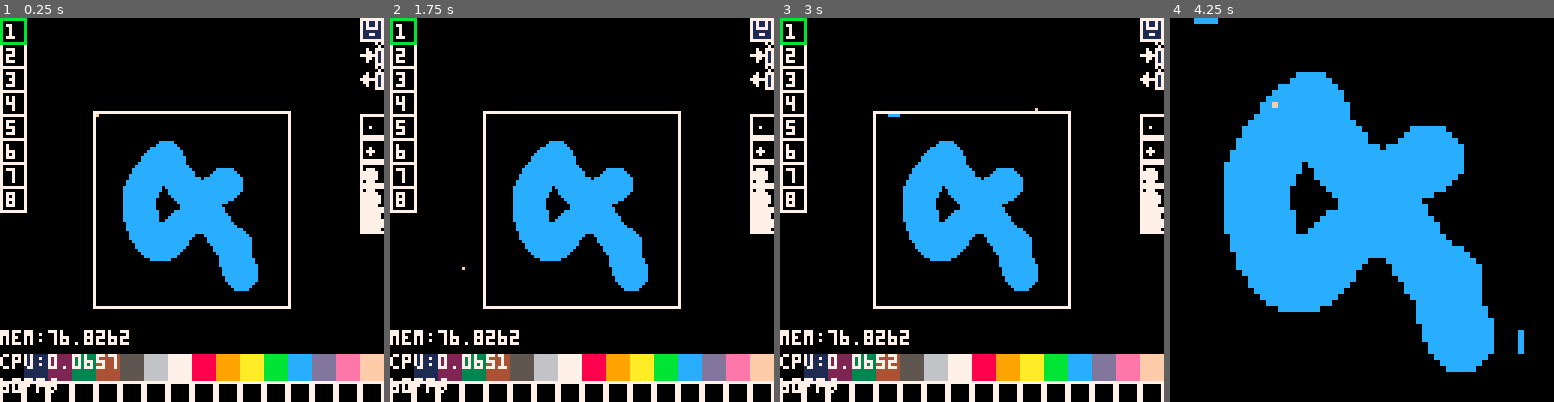
Above: before the commit, frames 1-4 (left to right).
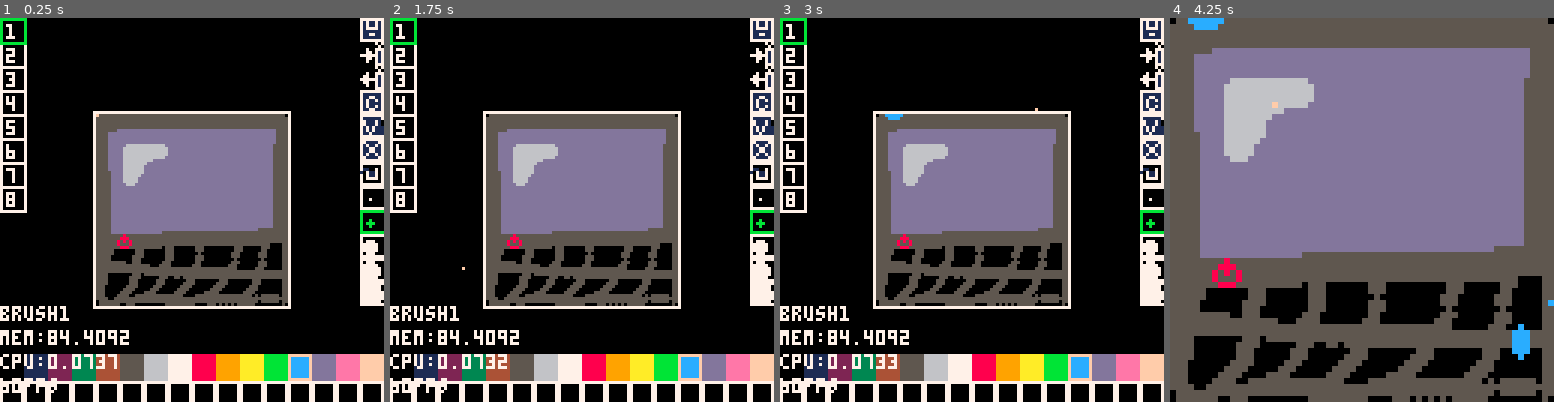
Above: after the commit, the same moments.

Repository: m-r-hunt/Pico-8-Carts
Game: PICO-8 cartridge flickgame.p8
Same seed, same stepped clock (60 frames per second), same inputs: the game is played once before the commit and once after it.
Inputs (mouse positions are in pixels of both pictures, inside the frame that each line leads up to):
- Up to frame 1 (0.25 s): no input
- Up to frame 2 (1.75 s): tap X (X key) at 0.33, 1.07 s; click (670, 121) at 0.67 s; tap O (Z key) at 0.7, 1.7 s; click (436, 267) at 1.22 s; hold Right from 1.6 s (still down)
- Up to frame 3 (3 s): click (887, 114) at 1.77 s; tap X (X key) at 1.85, 2.97 s; release Right at 2.1 s; tap O (Z key) at 2.1, 2.5, 2.9 s; hold Up 2.15-2.42 s; click (952, 259) at 2.32 s; hold Right from 2.47 s (still down); click (1014, 106) at 2.87 s
- Up to frame 4 (4.25 s): release Right at 3.03 s; hold Left 3.08-3.58 s; tap O (Z key) at 3.3, 3.7, 4.1 s; click (1465, 256) at 3.42 s; hold Down 3.63-3.97 s; click (1231, 102) at 3.97 s; hold Right from 4.02 s (still down); tap X (X key) at 4.08 s

The runs differ from the first frame. In frame 1, 26% of the frame differs, in the area x 0-100%, y 18-95%; in frame 2, 26%; in frame 3, 26%; in frame 4, 89%, in the area x 0-100%, y 0-100%.

Commit message:
More drawing tools, first decent game.

Diff:
--- a/flickgame.p8
+++ b/flickgame.p8
@@ -12,6 +12,8 @@
 screen_frame_base=vram_base+32*screen_line+32/2
 
 scratch_base=vram_base
+
+brush_base=56
 
 --global variables
 cur_frame=0
@@ -40,7 +42,7 @@
 
 cur_col=12
 
-brush=1
+cur_brush=1
 
 ui={}
 
@@ -62,7 +64,11 @@
   {120,0,  8,  8, csave,draw_csave},
   {120,8,  8,  8, clipsave,draw_clipsave},
   {120,16, 8,  8, clipload,draw_clipload},
-  {120,32, 8,  40,brush,draw_brush}
+  {120,24, 8,  8, framecopy,draw_framecopy},
+  {120,32, 8,  8, framepaste,draw_framepaste},
+  {120,40, 8,  8, clearframe,draw_clearframe},
+  {120,48, 8,  8, fill,draw_fill},
+  {120,brush_base, 8,  40,brush,draw_brush}
  }
 end
 
@@ -113,7 +119,27 @@
 function edit(lpressed,ldown,rpressed,rdown)
  if ldown then
   copy_frame_to_screen(true)
-  circfill(curs_x,curs_y,brush,cur_col)
+  if cur_brush>0 then
+   circfill(curs_x,curs_y,cur_brush,cur_col)
+  elseif cur_brush==0 then
+   pset(curs_x,curs_y,cur_col)
+  end
+
+ if lpressed and cur_brush<0 then
+   --flood fill/paint bucket
+   --not super fast,could be optimised?
+   local q={{curs_x,curs_y}}
+   local c=pget(curs_x,curs_y)
+   pset(curs_x,curs_y,cur_col)
+   while #q>0 do
+    local px=q[1]
+    del(q,px)
+    if (pget(px[1]-1,px[2])==c) pset(px[1]-1,px[2],cur_col) add(q,{px[1]-1,px[2]})
+    if (pget(px[1]+1,px[2])==c) pset(px[1]+1,px[2],cur_col) add(q,{px[1]+1,px[2]})
+    if (pget(px[1],px[2]-1)==c) pset(px[1],px[2]-1,cur_col) add(q,{px[1],px[2]-1})
+    if (pget(px[1],px[2]+1)==c) pset(px[1],px[2]+1,cur_col) add(q,{px[1],px[2]+1})
+   end
+  end
   copy_frame_from_screen()
  end
 end
@@ -135,6 +161,30 @@
   transitions[cur_frame+1][flr(curs_x/8)+1]=(transitions[cur_frame+1][flr(curs_x/8)+1]+1)%9
  elseif rpressed then
   transitions[cur_frame+1][flr(curs_x/8)+1]=(transitions[cur_frame+1][flr(curs_x/8)+1]-1)%9
+ end
+end
+
+function framecopy(lpressed,ldown,rpressed,rdown)
+ if lpressed then
+  memcpy(0x4300,frame_base+cur_frame*frame_total_size,frame_total_size)
+ end
+end
+
+function framepaste(lpressed,ldown,rpressed,rdown)
+ if lpressed then
+  memcpy(frame_base+cur_frame*frame_total_size,0x4300,frame_total_size)
+ end
+end
+
+function clearframe(lpressed,ldown,rpressed,rdown)
+ if lpressed then
+  memset(frame_base+cur_frame*frame_total_size,0x00,frame_total_size)
+ end
+end
+
+function fill(lpressed,ldown,rpressed,rdown)
+ if lpressed then
+  cur_brush=-1
  end
 end
 
@@ -152,7 +202,7 @@
 
 function brush(lpressed,ldown,rpressed,rdown)
  if lpressed then
-  brush=flr((curs_y-32)/8)
+  cur_brush=flr((curs_y-brush_base)/8)
  end
 end
 
@@ -175,6 +225,9 @@
   line(0,0,128,0,7)
   for i=0,15 do
    rectfill(i*8,0,i*8+8,8,i)
+   if cur_col==i then
+    rect(i*8,0,i*8+7,8,(i+3)%16)
+   end
   end
 end
 
@@ -199,11 +252,39 @@
   spr(3,0,0)
 end
 
+function draw_framecopy()
+ spr(9,0,0)
+end
+
+function draw_framepaste()
+ spr(10,0,0)
+end
+
+function draw_clearframe()
+ spr(8,0,0)
+end
+
+function draw_fill()
+ if cur_brush==-1 then
+  pal(7,11)
+  pal(11,7)
+ end
+ spr(11,0,0)
+ pal()
+end
+
 function draw_brush()
   for i=0,4 do
+   if cur_brush==i then
+    pal(7,11)
+    pal(11,7)
+   else
+    pal()
+   end
    rect(0,i*8,8,i*8+7,7)
    circfill(3,i*8+4,i,7)
   end
+  pal()
 end
 
 function _draw()
@@ -230,6 +311,7 @@
   for u in all(ui) do
    --rect(u[1],u[2],u[1]+u[3]-1,u[2]+u[4]-1,10)
   end
+  print("brush"..cur_brush,0,96,7)
   print("mem:"..stat(0),0,104,7)
   print("cpu:"..stat(1),0,112,7)
   print(stat(7).."fps",0,120,7)
@@ -1031,156 +1113,169 @@
 
 
 
+__gff__
+0000000090999900000000000000202200000000000000009099999900000000000000009999990900000000000000000000000000000000909999990000000000000000999999090000000000000000000000000000000099999999000000000000000099999909000000000000000000000000000000009999999900000000
+0000000099999999000000000000000000000000000000909999990900000000000000009999999900000000000000000000000000000090999999090000000000000000909999990000000000000000000000000000009999999909000000000000000090999999090000000000000000000000000000999999990000000000
 __map__
-000000000000000000000000001f808888000000000000000000000000000000000000000000000000000000000080888800000000000000000000000000000000000000000000000000000000008888880800000000000000000000000000000000000000000000000000000000888888080000000000000000000000000000
-0000000000000000000000000000888888080000000000000000000000000000000000000000000000000000000080888800000000000000000000000000000000000000000000000000000000008888880800000000000000000000000000000000000000000000000000000000888888080000000000000000000000000000
-0000000000000000000000000000888888080000000000000000000000000000000000000000000000000000000080888800000000000000000000000000000000000000000000000000000000008888880800000000000000000000000000000000000000000000000000000000888888080000000000000000000000000000
-0000000000000000000000000000888888080000000000000000000000000000000000000000000000000000000088888808000000000000000000000000000000000000000000000000000000008888880800000000000000000000000000000000000000000000000000000000888888880000000000000000000000000000
-0000000000000000000000000000888888880000000000000000000000000000000000000000000000000000000088888888000000000000000000000000000000000000000000000000000000008888888800000000000000000000000000000000000000000000000000000000888888880000000000000000000000000000
-0000000000000000000000000000888888880000000000000000000000000000000000000000000000000000000088888888000000000000000000000000000000000000000000000000000000008088888800000000000000000000000000000000000000000000000000000000808888880000000000000000000000000000
-0000000000000000000080888888000000000000000000000000000000000000000000000000000000008088888800000000000000000000000000000000000000000000000000000000808888880000000000000000000000000000000000000000000000000000000080888888000000000000000000000000000000000000
-0000000000000000000080888888000000000000000000000000000000000000000000000000000000008088888800000000000000000000000000000000000000000000000000000000008888080000000000000000000000000000000000000000000000000000000080888888000000000000000000000000000000000000
-0000000000000000000080888888000000000000000000000000000000000000000000000000000000008088888800000000000000000000000000000000000000000000000000000000008888080000000000000000000000000000000000000000000000000000000080888888000000000000000000000000000000000000
-0000000000000000000080888888000000000000000000000000000000000000000000000000000000008088888800000000000000000000000000000000000000000000000000000000008888080000000000000000000000000000000000000000000000000000000080888888000000000000000000000000000000000000
-0000000000000000000080888888000000000000000000000000000000000000000000000000000000008088888800000000000000000000000000000000000000000000000000000000008888080000000000000000000000000000000000000000000000000000000080888888000000000000000000000000000000000000
-0000000000000000000080888888000000000000000000000000000000000000000000000000000000008088888800000000000000000000000000000000000000000000000000000000808888880000000000000000000000000000000000000000000000000000000080888888000000000000000000000000000000000000
-0000000000000000000080888888000000000000000000000000000000000000000000000000000000000088880800000000000000000000000000000000000000000000000000000000008888080000000000000000000000000000000000000000000000000000000080888888000000000000000000000000000000000000
-0000000000000000000080888888000000000000000000000000000000000000000000000000000000008088888800000000000000000000000000000000000000000000000000000000008888080000000000000000000000000000000000000000000000000000000000808800000000000000000000000000000000000000
-0000000000000000000000888808000000000000000000000000000000000000000000000000000000008088888800000000000000000000000000000000000000000000000000000000808888880000000000000000000000000000000000000000000000000000000080888888000000000000000000000000000000000000
-0000000000000000000000888808000000000000000000000000000000000000000000000000000000008088888800000000000000000000000000000000000000000000000000000000808888880000000000000000000000000000000000000000000000000000000080888888000000000000000000000000000000000000
-0000000000000000000080888888000000000000000000000000000000000000000000000000000000008088888800000000000000000000000000000000000000000000000000000000008888080000000000000000000000000000000000000000000000000000000000888808000000000000000000000000000000000000
-0000000000000000000080888888000000000000000000000000000000000000000000000000000000008088888800000000000000000000000000000000000000000000000000000000808888880000000000000000000000000000000000000000000000000000000080888888000000000000000000000000000000000000
-0000000000000000000080888888000000000000000000000000000000000000000000000000000000000088880800000000000000000000000000000000000000000000000000000000888888080000000000000000000000000000000000000000000000000000008088888888000000000000000000000000000000000000
-0000000000000000008888888888000000000000000000000000000000000000000000000000000000888888888808000000000000000000000000000000000000000000000000000088888888880800000000000000000000000000000000000000000000000000008888888888080000000000000000000000000000000000
-0000000000000000008088888888080000000000000000000000000000000000000000000000000000808888888888000000000000000000000000000000000000000000000000000080888888888800000000000000000000000000000000000000000000000000000088888888880000000000000000000000000000000000
-0000000000000000000088888888880000000000000000000000000000000000000000000000000000008088888888000000000000000000000000000000000000000000000000000000808888888800000000000000000000000000000000000000000000000000000080888888080000000000000000000000000000000000
-…(130 lines of a section not shown)…
+55555555b555555555555555555555555555555555555555555555555555555555555555bb5b5555555555555555555555555555555555555555555555555555555555b5b5b55555555555555555555555555555555555555555555555555555555555b555b55555555555555555555555555555555555555555555555000055
+55555555bb5b5555555555505500000050550000000000550500005055000055555555000000505500000050550000005055000000000055050000500500005555555500000050550000005055000000000500000000505500000055050000555555050000005555000000505500000050550000000050550000005505000055
+5555050000005505000000505500000050550000000000050000005000000055555555555500550500000055050000005005000000005055000000550500005555555555555555555500505505000000550500000000550500000055050000555555555555555555555555555555555555555555555555050000505500000055
+5555555555555555555555555555555555555555555555555555555555555555555500000000550555555555555555555555555555555555555555555555555555550000005055050000505500555055555555555555555555555555555555555555000000505500000055050000005505000000505500000000550500000055
+5555000000505500000055050000505505000000555500000000550500000055550500000055550000505500000055550000005055050000005055000000005555050000505505000055050000505505000000555500000000555500000000555505000055550000555500000055550000005555050000005055050000000055
+5505005055055055555555555555050050555555555555555555505055550555505500555555555555555555555555555555555555555555555555555555555550555555555555555555555555555555555555555555555555555550555505555055555500550500000000505555555505005055505050505555050000000005
+0000000000000000000000000000000000000000000000000000000000000000000000000000000000000000000000000000000000000000000000000000000000000000000000000000000000000000000000000000000000000000000000000000000000000000000000000000000000000000000000000000000000000000
+0000000000000000000000000000000000000000000000000000000000000000000000000000000000000000000000000000000000000000000000000000000000000000000000000000000000000000000000000000000000000000000000000000000000000000000000000088888888888888888808000000000000000000
+0000000000000000000000888888888888888888888888080000000000000000000000000000000000008888888888888888888888888888080000000000000000000000000000000088888888888888888888888888888888000000000000000000000000000000808888888888888888888888888888888808000000000000
+0000000000000000888888888888888888888888888888888888000000000000000000000000008088888888888888888888888888888888888808000000000000000000000000888888888888880800000000000080888888880800000000000000000000008088888888880000000000000000000080888888880000000000
+0000000000808888888888080000000000000000000000888888880800000000000000000088888888880800000000000000000000000080888888080000000000000000808888888888000000000000000000000000008088888888000000000000000080888888880800000000000000000000000000008888888800000000
+0000000088888888080000000000000000000000000000008088888800000000000000008888888800000000000000000000000000000000808888880000000000000000888888080000000000000000000000000000000080888888000000000000000088888808000000000000000000000000000000008088888800000000
+0000000080888800000000000000000000000000000000008088888800000000000000000088080000000000000000000000000000000000808888880000000000000000000000000000000000000000000000000000000088888888000000000000000000000000000000000000000000000000000000808888888800000000
+0000000000000000000000000000000000000000000080888888888800000000000000000000000000000000000000000000000080888888888888080000000000000000000000000000000000000000008088888888888888888800000000000000000000000000000000000000000088888888888888888888080000000000
+0000000000000000000000000000008088888888888888888888000000000000000000000000000000000000000000888888888888888888880800000000000000000000000000000000000000008088888888888888888888000000000000000000000000000000000000000000888888888888888888080000000000000000
+0000000000000000000000000000888888888888880800000000000000000000000000000000000000000000008088888888080000000000000000000000000000000000000000000000000000808888880800000000000000000000000000000000000000000000000000000080888888080000000000000000000000000000
+0000000000000000000000000080888888000000000000000000000000000000000000000000000000000000008088888800000000000000000000000000000000000000000000000000000000808888880000000000000000000000000000000000000000000000000000000080888888000000000000000000000000000000
+0000000000000000000000000080888888000000000000000000000000000000000000000000000000000000008088888800000000000000000000000000000000000000000000000000000000808888880000000000000000000000000000000000000000000000000000000080888888000000000000000000000000000000
+0000000000000000000000000000888808000000000000000000000000000000000000000000000000000000000080880000000000000000000000000000000000000000000000000000000000000000000000000000000000000000000000000000000000000000000000000000000000000000000000000000000000000000
+0000000000000000000000000000000000000000000000000000000000000000000000000000000000000000000000000000000000000000000000000000000000000000000000000000000000000000000000000000000000000000000000000000000000000000000000000000000000000000000000000000000000000000
+0000000000000000000000000000202200000000000000000000000000000000000000000000000000000000000022220200000000000000000000000000000000000000000000000000000000202222220000000000000000000000000000000000000000000000000000000020222222000000000000000000000000000000
+0000000000000000000000000020222222000000000000000000000000000000000000000000000000000000000022220200000000000000000000000000000000000000000000000000000000002022000000000000000000000000000000000000000000000000000000000000000000000000000000000000000000000000
+0000000000000000000000000000000000000000000000000000000000000000000000000000000000000000000000000000000000000000000000000000000000000000000000000000000000000000000000000000000000000000000000000000000000000000000000000000000000000000000000000000000000000000
+0000000000000000000000000000000000000000000000000000000000000000000000000000000000000000000000000000000000000000000000000000000000000000000000000000000000000000000000000000000000000000000000000000000000000000000000000000000000000000000099090000000000000000
+0000000000000000990900000000000000000000009099990000000000000000000000000000009099990000000000000000000000999999090000000000000000000000000000999999090000000000000000000099999909000000000000000000000000000099999909000000000000000000009999990900000000000000
+0000000000000099999909000000000000000000009999990900000000000000000000000000009999990900000000000000000000999999090000000000000000000000000000999999090000000000000000000099999909000000000000000000000000000099999909000000000000000000009999990900000000000000
+0000000000000099999909000000000000000000009999990900000000000000000000000000009999990900000000000000000000999999090000000000000000000000000000999999090000000000000000000099999909000000000000000000000000000099999909000000000000000000009999990900000000000000
+0000000000000099999999000000000000000000009999990900000000000000000000000000009999999900000000000000000000999999090000000000000000000000000000909999990000000000000000000099999909000000000000000000000000000090999999000000000000000000009999990900000000000000
+0000000000000090999999000000000000000000009999990900000000000000000000000000009099999900000000000000000000999999090000000000000000000000000000909999990000000000000000000099999909000000000000000000000000000090999999000000000000000000009999990900000000000000
+0000000000000090999999000000000000000000009999999900000000000000000000000000009099999900000000000000000000999999990000000000000000000000000000009999090000000000000000000090999999000000000000000000000000000000909900000000000000000000000099990900000000000000
+0000000000000000000000000000000000000000000090990000000000000000000000000000000000000000000000000000000000000000000000000000000000000000000000000000000000002022000000000000000000000000000000000000000000000000000000000000222202000000000000000000000000000000
+0000000000000000000000000020222222000000000000000090990000000000000000000000000000000000002022222200000000000000009999090000000000000000000000000000000000202222220000000000000090999999000000000000000000990900000000000000222202000000000000009099999900000000
+…(130 lines of a section not shown)…
Not shown, changed: 124 lines of the sprite sheet (__gfx__) section of flickgame.p8
Not shown, changed: the music (__music__) section of flickgame.p8
Not shown, changed: the sound effects (__sfx__) section of flickgame.p8
